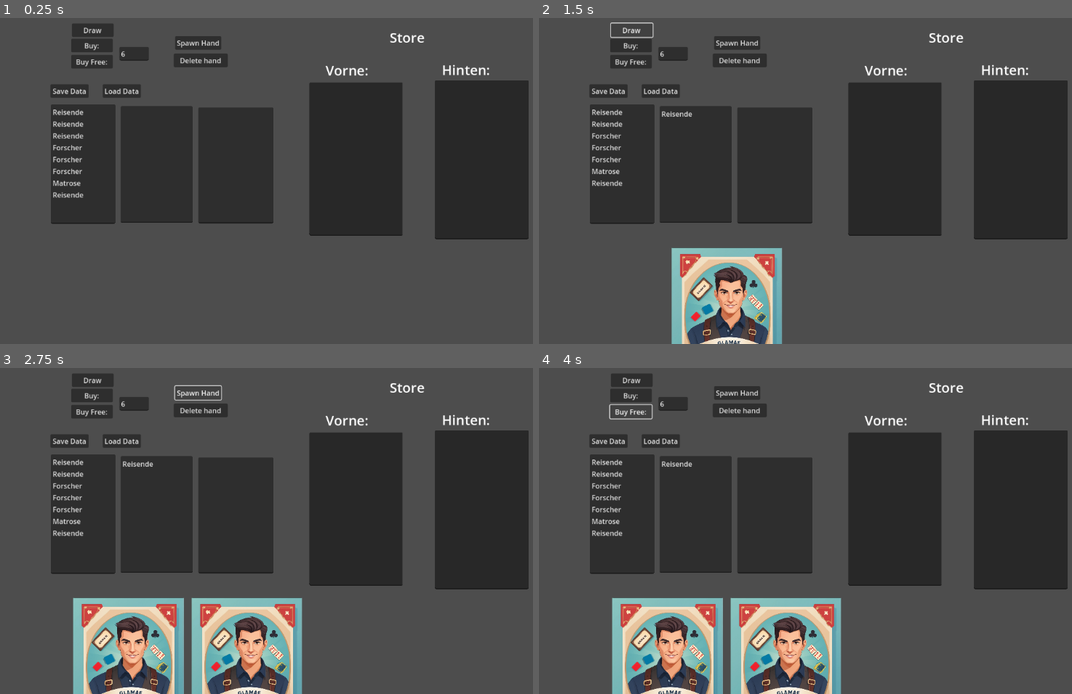
Above: before the commit, frames 1-4 (two rows, left to right).
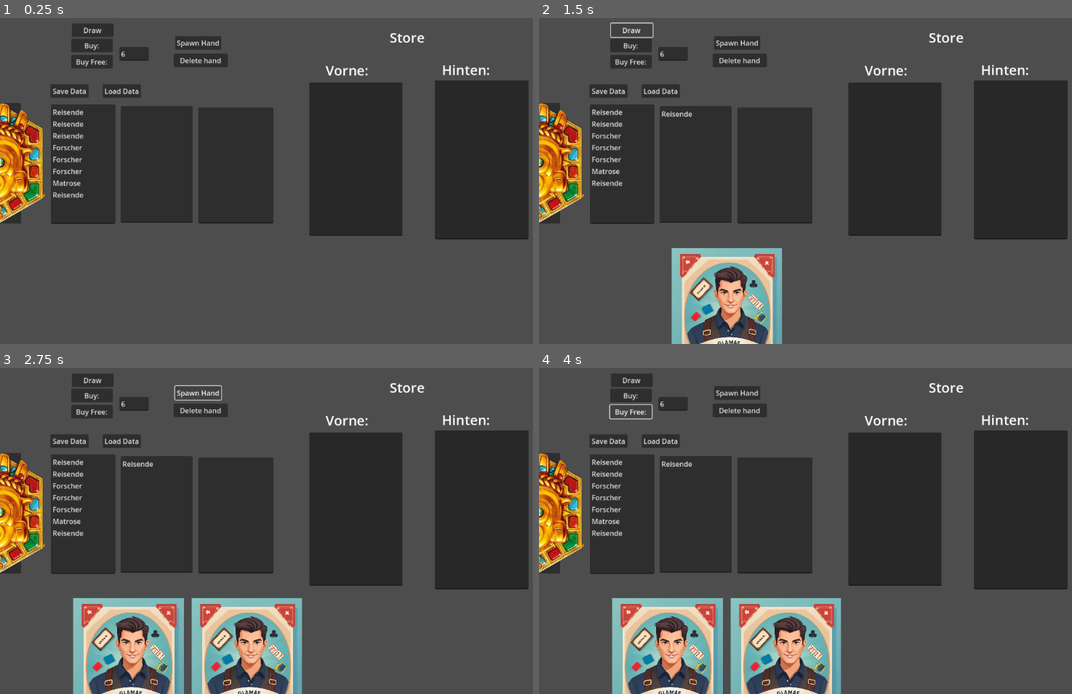
Above: after the commit, the same moments.

Repository: AdminL3/El-Dorado-Assistent
Game: Godot game, scene res://scenes/game.tscn
Same seed, same stepped clock (60 frames per second), same inputs: the game is played once before the commit and once after it.
Inputs (mouse positions are in pixels of both pictures, inside the frame that each line leads up to):
- Up to frame 1 (0.25 s): no input
- Up to frame 2 (1.5 s): click (693, 164) at 0.52 s; type "12" at 0.6 s; click (773, 164) at 0.75 s; type "12" at 0.83 s; click "Draw" at 1.25 s
- Up to frame 3 (2.75 s): click "Spawn Hand" at 2 s
- Up to frame 4 (4 s): click "Buy:" at 2.75 s; click "Buy Free:" at 3.5 s

The runs differ from the first frame. In frame 1, 2.5% of the frame differs, in the area x 0-9%, y 26-64%; in frame 2, 2.5%; in frame 3, 2.5%; in frame 4, 2.5%.
Error before the commit: Invalid access of index '1' on a base object of type: 'Array'. (res://scripts/manager.gd:399)
Error after the commit: Invalid access of index '1' on a base object of type: 'Array'. (res://scripts/manager.gd:395)

Commit message:
new cards

Diff:
--- a/scenes/game.tscn
+++ b/scenes/game.tscn
@@ -1,7 +1,8 @@
-[gd_scene load_steps=4 format=3 uid="uid://m1y7bg1lro0b"]
+[gd_scene load_steps=5 format=3 uid="uid://m1y7bg1lro0b"]
 
 [ext_resource type="Script" path="res://scripts/manager.gd" id="1_6hv34"]
 [ext_resource type="Script" path="res://scripts/cam.gd" id="2_q3s86"]
+[ext_resource type="Texture2D" uid="uid://buc1uk7u4ou5j" path="res://assets/back.png" id="3_kj12x"]
 
 [sub_resource type="RectangleShape2D" id="RectangleShape2D_n5hgs"]
 
@@ -155,6 +156,18 @@
 position = Vector2(7578, 2628)
 shape = SubResource("RectangleShape2D_n5hgs")
 
+[node name="Button" type="Button" parent="."]
+offset_left = -225.0
+offset_top = 194.0
+offset_right = -43.0
+offset_bottom = 469.0
+
+[node name="Sprite2D" type="Sprite2D" parent="Button"]
+position = Vector2(94.25, 137.295)
+scale = Vector2(0.729572, 0.729572)
+texture = ExtResource("3_kj12x")
+metadata/_edit_lock_ = true
+
 [connection signal="pressed" from="Buttons/Buy" to="." method="_on_buycard_0_pressed"]
 [connection signal="pressed" from="Buttons/BuyFree" to="." method="buycard_free"]
 [connection signal="pressed" from="Buttons/Draw" to="." method="draw"]
@@ -162,3 +175,4 @@
 [connection signal="pressed" from="Buttons/Save Data" to="." method="savedata"]
 [connection signal="pressed" from="Buttons/Button" to="." method="spawn_hand"]
 [connection signal="pressed" from="Buttons/Button3" to="." method="delete_hand"]
+[connection signal="pressed" from="Button" to="." method="draw"]
--- a/scripts/manager.gd
+++ b/scripts/manager.gd
@@ -86,9 +86,6 @@
 		vorne.append(i+3)
 	for i in 12:
 		hinten.append(i+9)
-	print(store)
-	print(hinten)
-	print(vorne)
 
 func register_player():
 	#shuffle starter cards into hands
@@ -113,12 +110,10 @@
 		print(hand)
 	else:
 		print("No cards left - Shuffle")
-		print(old)
 		for x in old.size():
 			var card = old.pick_random()
 			new.append(card)
 			old.erase(card)
-		print(old)
 	_update_text()
 	update_display()
 
@@ -395,8 +390,6 @@
 
 
 
-		print(hand)
-		print(hand[i])
 		#set image
 		var sprite2d = card_1.get_node("Sprite2D")
 		var path = basicpath + str(hand[i])  + ".jpg" #str(hand[i])
Binary file added: assets/back.png
Not shown, added: assets/back.png.import
Not shown, changed: assets/card preset.psd
